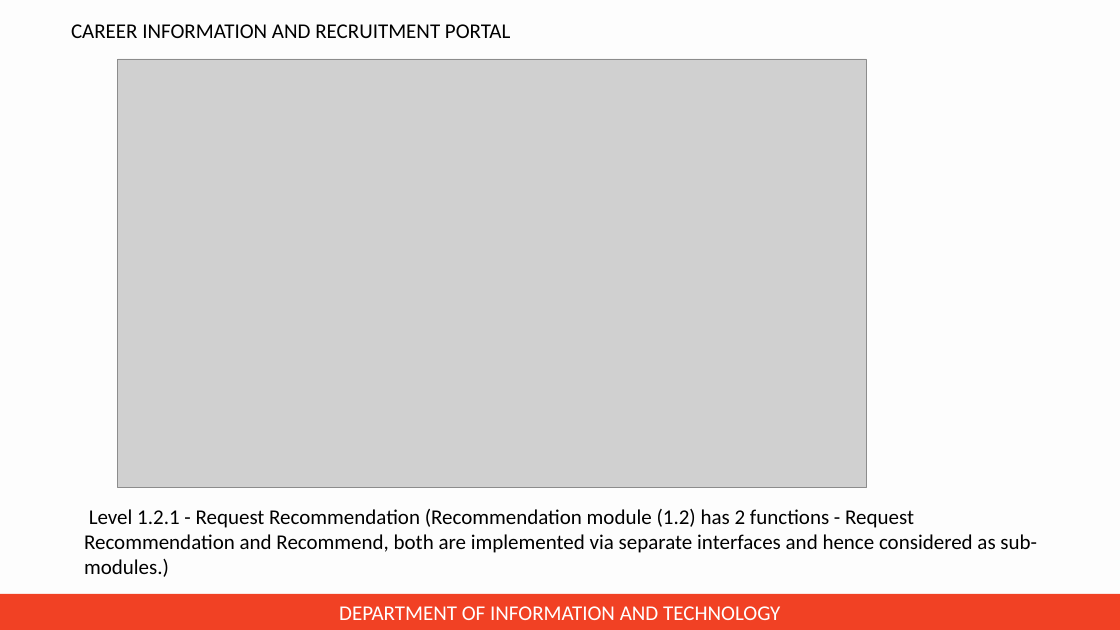
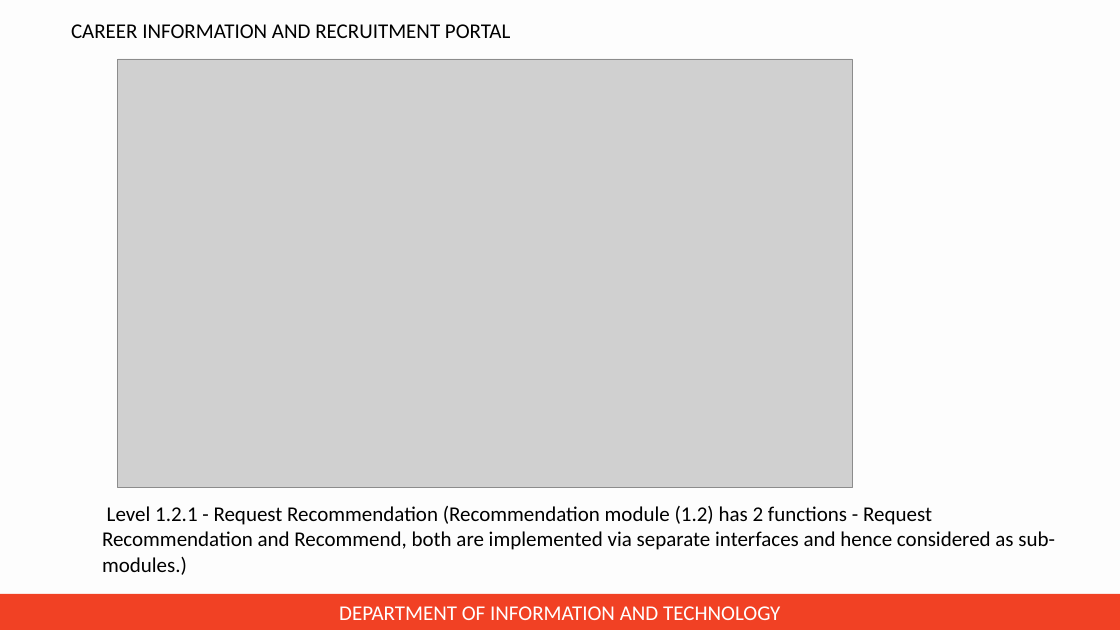
Before and after one commit to jincy-p-janardhanan/Career-Information-and-Recruitment-Portal, a slide deck: slide 17 of Presentation for zeroth review/PPT for zeroth review.pptx. Drawn at 1120x630 pixels with LibreOffice and Linux fonts; fonts in the diff are those of the drawing; grey boxes stand for pictures; background and template pictures are left out. Boxes give left, top, right and bottom in pixels: in the first picture for what was removed or moved away, otherwise in the second. Text is boxed around its words. In the diff, an @@ line names an element or a change of style, - is before the commit and + after.

```diff
--- a/Presentation for zeroth review/PPT for zeroth review.pptx
+++ b/Presentation for zeroth review/PPT for zeroth review.pptx
@@ picture: place and size @@
-picture at (118,59,866,488)
+picture at (118,59,852,488)
@@ text "Level 1.2.1 - Request Recommendation ...": place and size @@
-text "Level 1.2.1 - Request Recommendation ..." at (84,509,1037,577)
+text "Level 1.2.1 - Request Recommendation ..." at (102,506,1055,575)
```
Also in this commit, not shown: 17 other slides changed.
